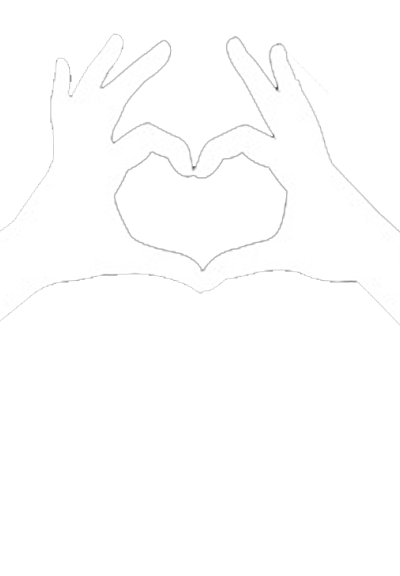
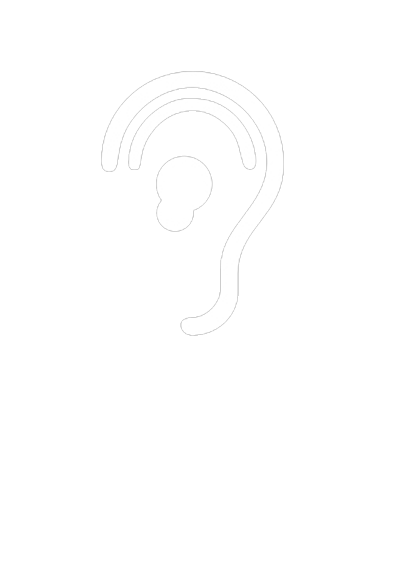
The second 400 × 576 image is a revision of the first. Changes to its layers:
added layer "Listening" above "Emotions" over [101, 71, 284, 336]
hid "Agreement" over [0, 26, 400, 326]
